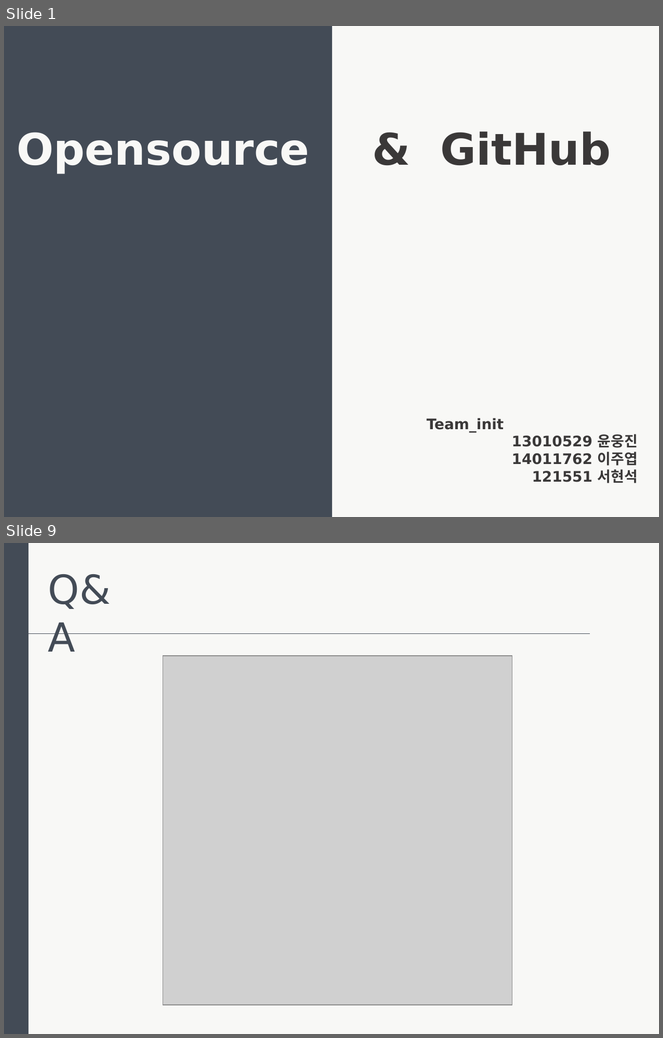
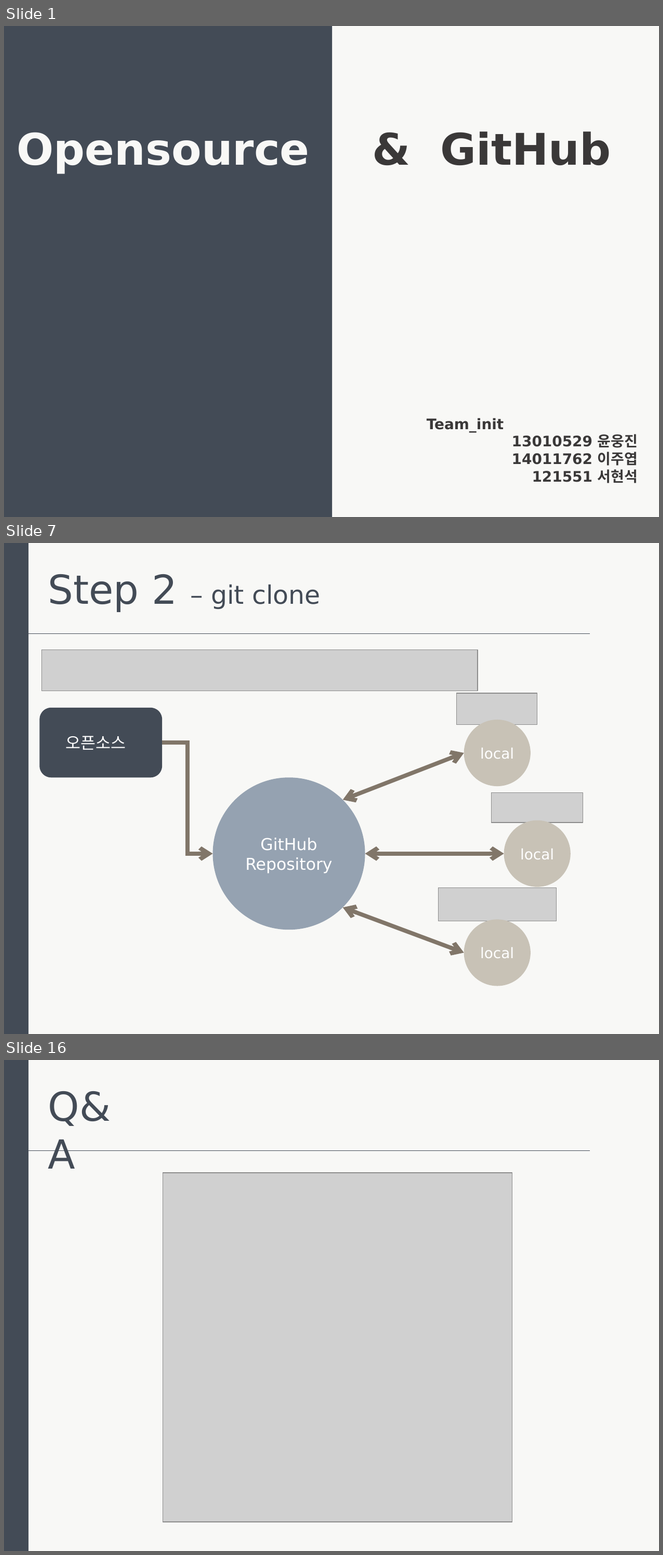
Before and after one commit to Unoong/DoorLockCode, a slide deck: 발표자료.pptx. Shown one above the other, each under a label of ours: slides 1 and 9 before the commit, slides 1, 7 and 16 after it; the slides between them are not shown. The pictures are 663x1038 and 663x1555 pixels, drawn with LibreOffice and Linux fonts; fonts in the diff are those of the drawing; grey boxes stand for pictures. Boxes give left, top, right and bottom in pixels: in the first picture for what was removed or moved away, otherwise in the second. Text is boxed around its words. In the diff, an @@ line names an element or a change of style, - is before the commit and + after.

```diff
--- a/발표자료.pptx
+++ b/발표자료.pptx
@@ slide 7 added at (4, 543, 659, 1034), background #F8F8F6 @@
@@ rectangle added at (4, 543, 29, 1034), fill #434B56 @@
@@ text added at (48, 574, 321, 612), 28 pt, text #434B56 @@
+Step 2 – git clone
@@ line added from (29, 634) to (591, 634), #434B56 0.5 pt @@
@@ picture added at (41, 650, 478, 691) @@
@@ picture added at (457, 693, 538, 724) @@
@@ rounded rectangle added at (39, 707, 162, 778), fill #434B56 @@
@@ ellipse added at (464, 720, 531, 787), fill #C8C2B6, 16 pt, text #FFFFFF @@
+local
@@ text added at (66, 736, 126, 750), 18 pt, text #FFFFFF @@
+오픈소스
@@ elbow arrow added from (162, 743) to (213, 853), #817669 4.5 pt @@
@@ double arrow added from (464, 753) to (343, 800), #817669 4.5 pt @@
@@ ellipse added at (213, 778, 366, 930), fill #95A2B1, 18 pt, text #FFFFFF @@
+GitHub
+Repository
@@ picture added at (491, 793, 583, 823) @@
@@ ellipse added at (504, 821, 571, 888), fill #C8C2B6, 16 pt, text #FFFFFF @@
+local
@@ double arrow added from (504, 853) to (365, 853), #817669 4.5 pt @@
@@ picture added at (438, 888, 556, 921) @@
@@ double arrow added from (464, 953) to (343, 908), #817669 4.5 pt @@
@@ ellipse added at (464, 919, 531, 987), fill #C8C2B6, 16 pt, text #FFFFFF @@
+local
@@ what was slide 9 is now slide 16 @@
```
Also in this commit, not shown: 3 slides changed, 10 other slides added, 4 slides removed.
